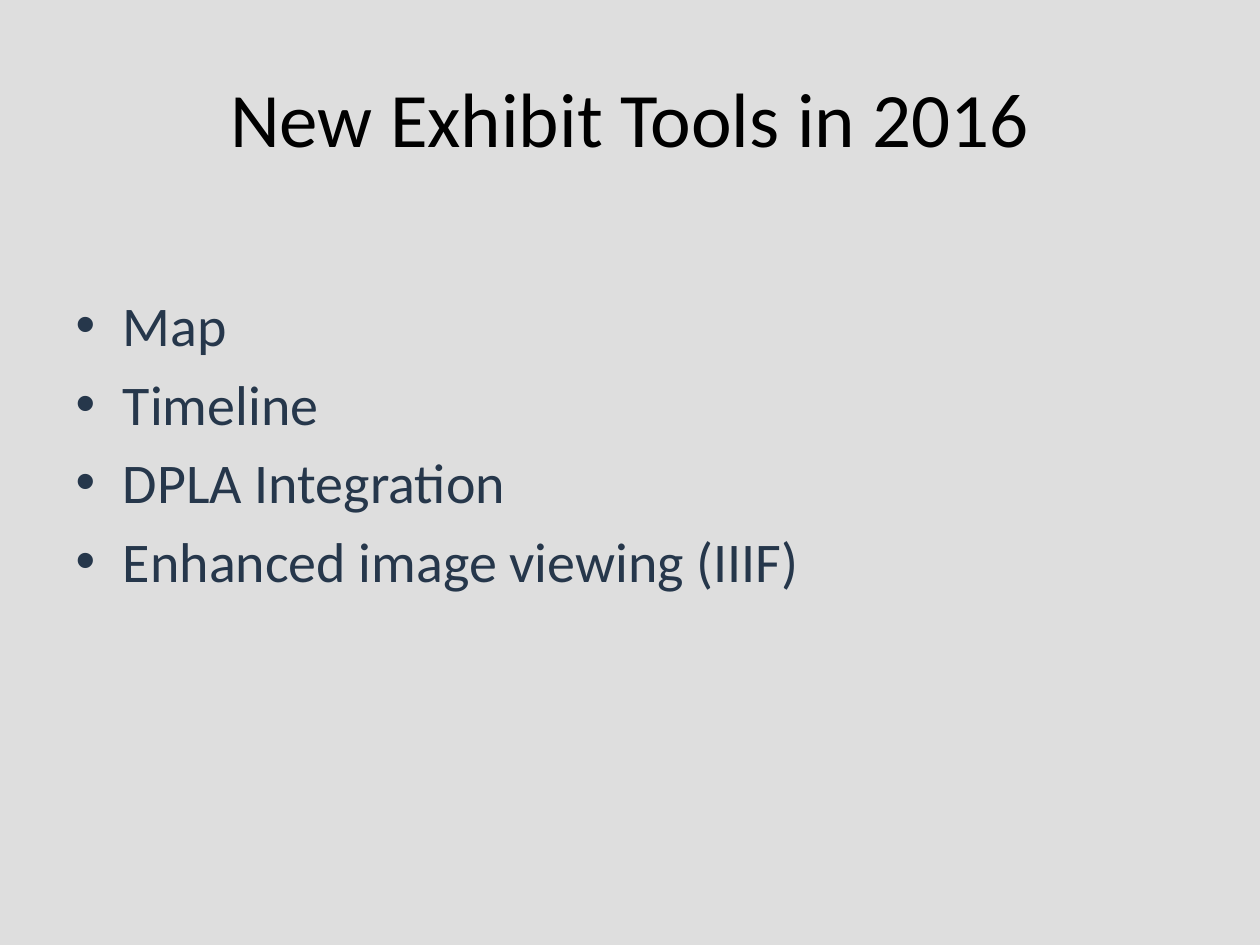
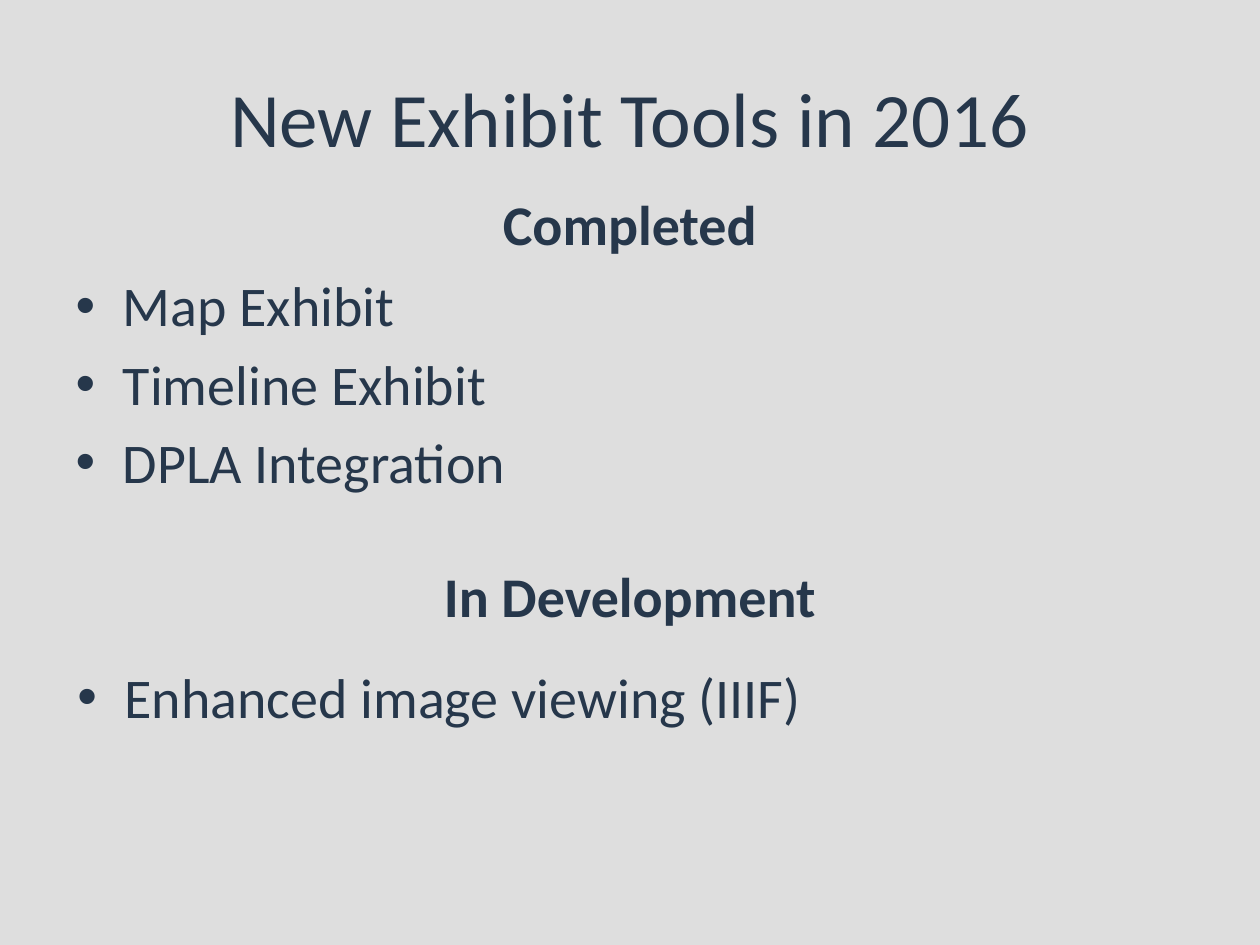
Before and after one commit to sarahjeansweeney/various_files, a slide deck: slide 5 of Presentations/Library All Staff 2016 09/allstaff201609.pptx. Drawn at 1260x945 pixels with LibreOffice and Linux fonts; fonts in the diff are those of the drawing. Boxes give left, top, right and bottom in pixels: in the first picture for what was removed or moved away, otherwise in the second. Text is boxed around its words. In the diff, an @@ line names an element or a change of style, - is before the commit and + after.

Commit message:
semi-final draft

```diff
--- a/Presentations/Library All Staff 2016 09/allstaff201609.pptx
+++ b/Presentations/Library All Staff 2016 09/allstaff201609.pptx
@@ title "New Exhibit Tools in 2016" at (230,93,1029,148): text colour #000000 to #26374B @@
@@ text added at (503,205,757,254), 32 pt, text #26374B, bold @@
+Completed
@@ text "Map Exhibit": place and size @@
-text "Map Exhibit" at (123,310,799,592)
+text "Map Exhibit" at (123,287,505,493)
@@ text at (123,287,486,406): text changed @@
-• Map
-• Timeline
+• Map Exhibit
+• Timeline Exhibit
@@ text at (123,541,799,592): paragraph removed @@
-• Enhanced image viewing (IIIF)
@@ text added at (444,577,815,626), 32 pt, text #26374B, bold @@
+In Development
@@ text added at (125,677,800,728), 32 pt, text #26374B @@
+• Enhanced image viewing (IIIF)
```
